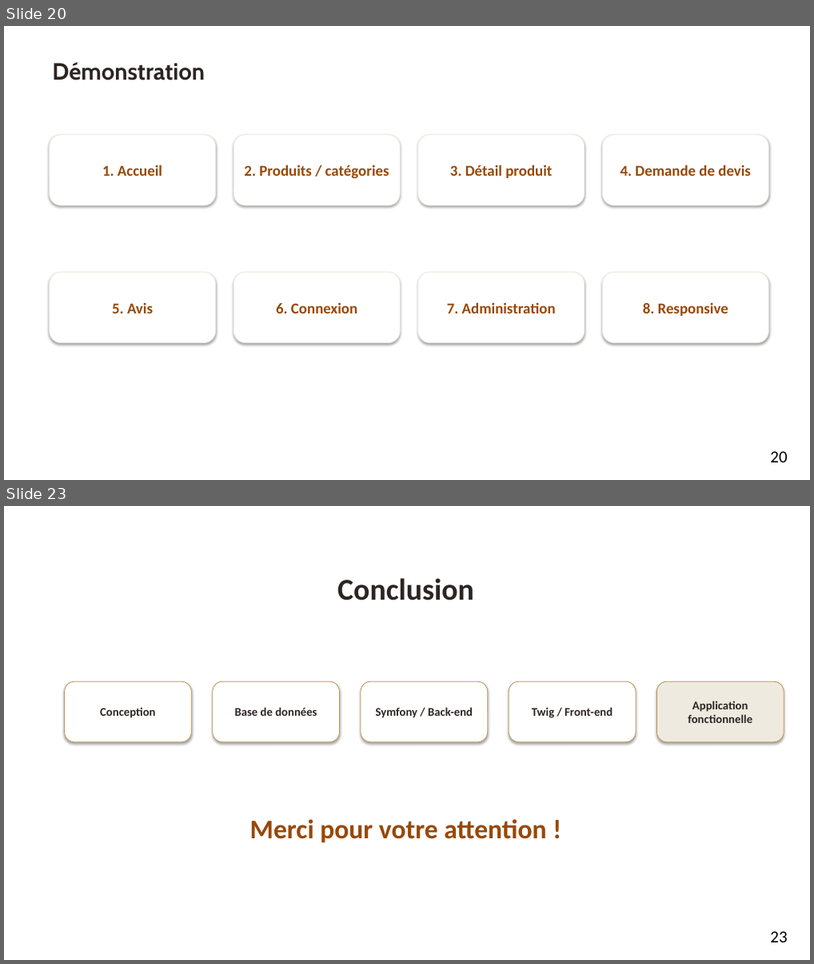
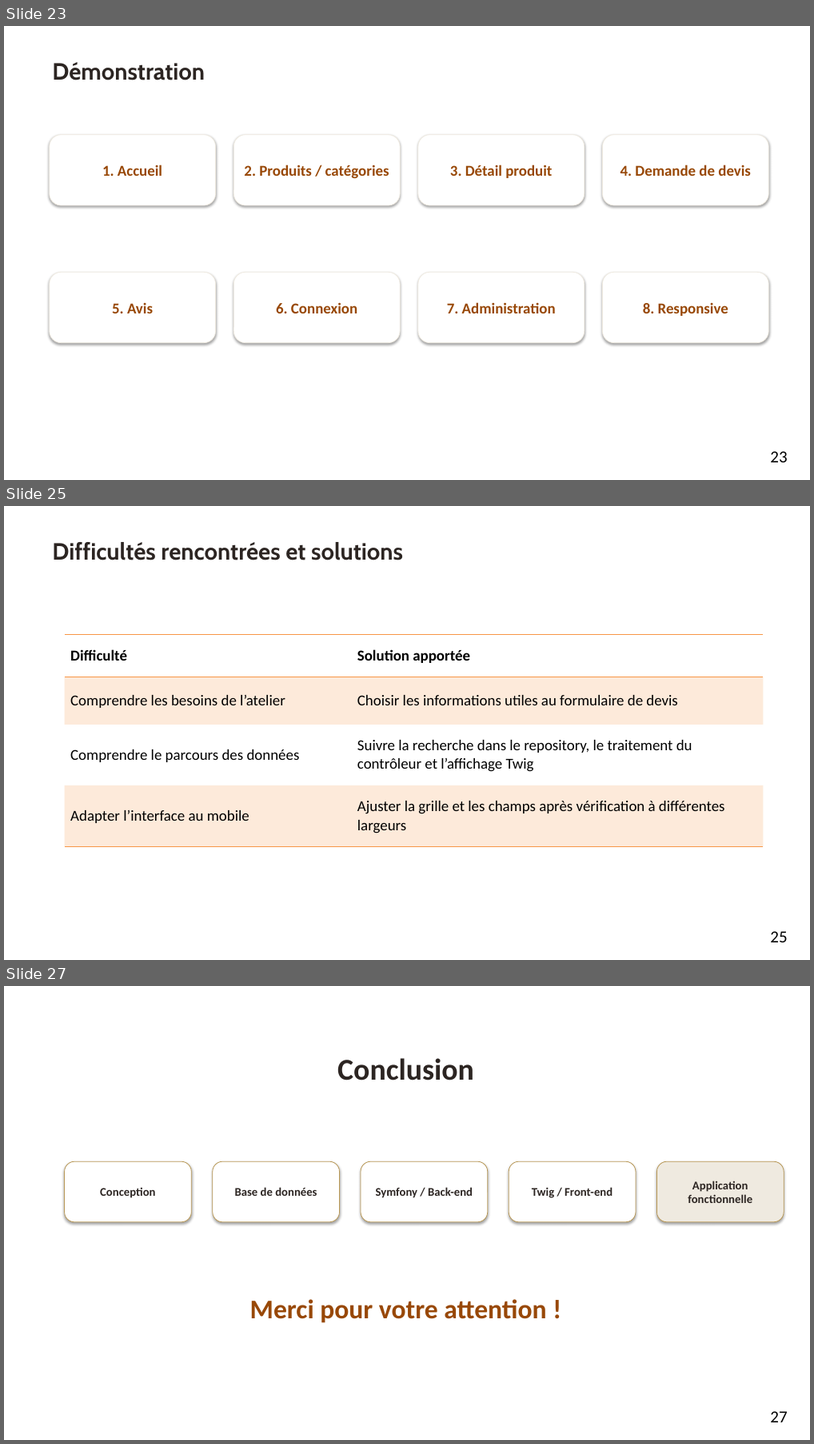
Before and after one commit to aureopires/projet_broderie, a slide deck: output/Aureo_Ruffier_Presentation_Projet.pptx. Shown one above the other, each under a label of ours: slides 20 and 23 before the commit, slides 23, 25 and 27 after it; the slides between them are not shown. The pictures are 814x964 and 814x1444 pixels, drawn with LibreOffice and Linux fonts; fonts in the diff are those of the drawing; background and template pictures are left out. Boxes give left, top, right and bottom in pixels: in the first picture for what was removed or moved away, otherwise in the second. Text is boxed around its words. In the diff, an @@ line names an element or a change of style, - is before the commit and + after.

```diff
--- a/output/Aureo_Ruffier_Presentation_Projet.pptx
+++ b/output/Aureo_Ruffier_Presentation_Projet.pptx
@@ slide 25 added at (x1=4, y1=506, x2=810, y2=960), background picture (left out) @@
@@ text added at (x1=52, y1=542, x2=403, y2=560), 28 pt, text #2C2522, bold @@
+Difficultés rencontrées et solutions
@@ table added at (x1=65, y1=634, x2=764, y2=847), 4 rows, 2 columns @@
+Difficulté | Solution apportée
+Comprendre les besoins de l’atelier | Choisir les informations utiles au formulaire de devis
+Comprendre le parcours des données | Suivre la recherche dans le repository, le traitement du contrôleur et l’affichage Twig
+Adapter l’interface au mobile | Ajuster la grille et les champs après vérification à différentes largeurs
@@ page number added at (x1=770, y1=931, x2=787, y2=942), 20 pt, text #000000 @@
+25
@@ what was slide 20 is now slide 23 @@
@@ page number at (x1=770, y1=451, x2=787, y2=462): text changed @@
-20
+23
@@ what was slide 23 is now slide 27 @@
@@ page number at (x1=770, y1=1411, x2=787, y2=1422): text changed @@
-23
+27
```
Also in this commit, not shown: 13 slides changed, 11 other slides added, 8 slides removed, 4 other files.
